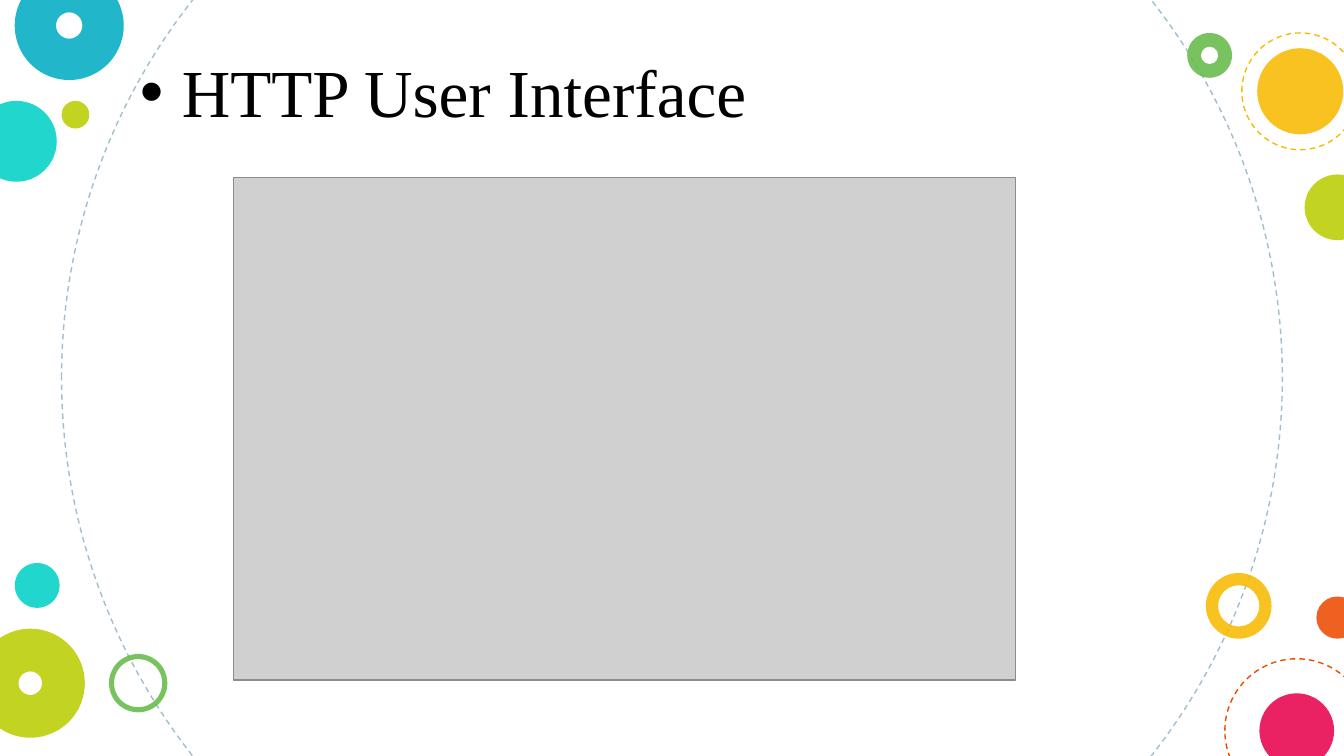
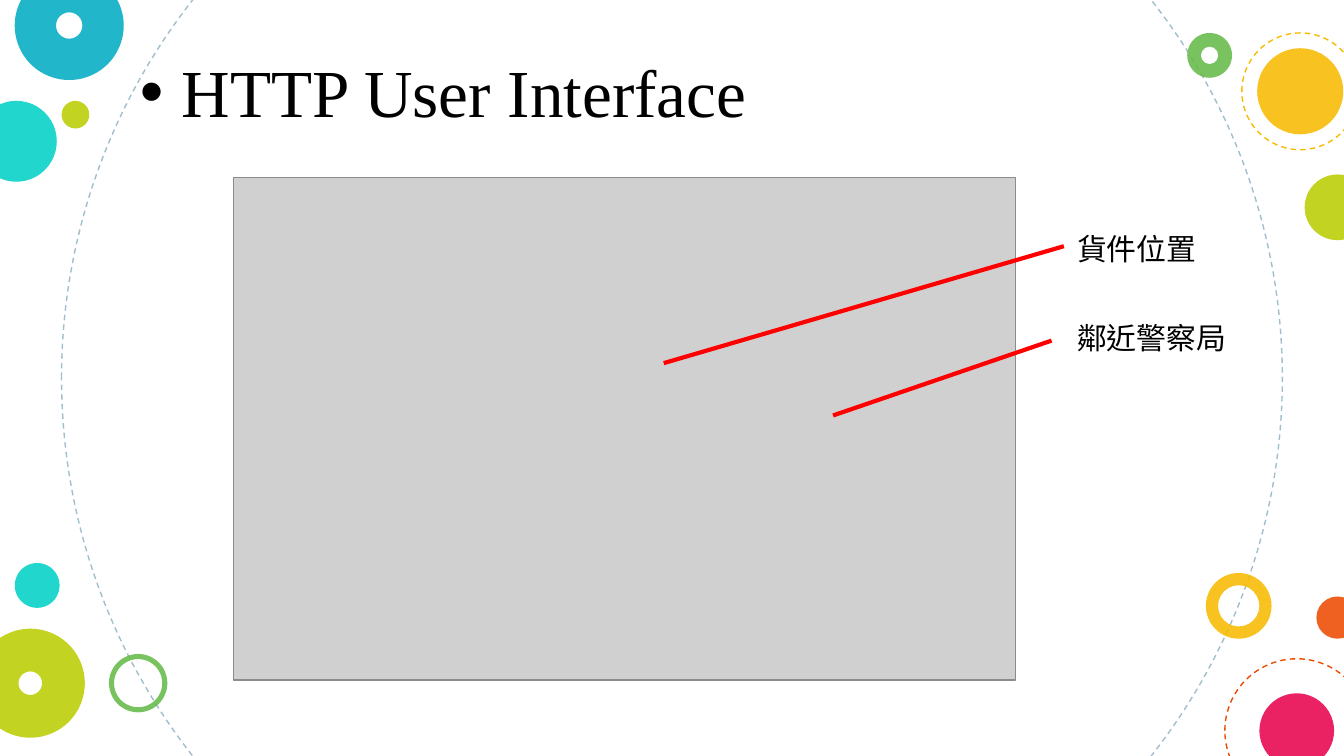
Before and after one commit to frank555076/CSXFinalPpt, a slide deck: slide 10 of lora mongodb final presentation.pptx. Drawn at 1344x756 pixels with LibreOffice and Linux fonts; fonts in the diff are those of the drawing; grey boxes stand for pictures. Boxes give left, top, right and bottom in pixels: in the first picture for what was removed or moved away, otherwise in the second. Text is boxed around its words. In the diff, an @@ line names an element or a change of style, - is before the commit and + after.

Commit message:
V2

```diff
--- a/lora mongodb final presentation.pptx
+++ b/lora mongodb final presentation.pptx
@@ text added at <box>1077,235,1196,263</box>, 16 pt, text #000000 @@
+貨件位置
@@ line added from (664, 363) to (1064, 246), #FF0000 2.25 pt @@
@@ text added at <box>1077,324,1226,352</box>, 16 pt, text #000000 @@
+鄰近警察局
@@ line added from (833, 415) to (1051, 340), #FF0000 2.25 pt @@
```
